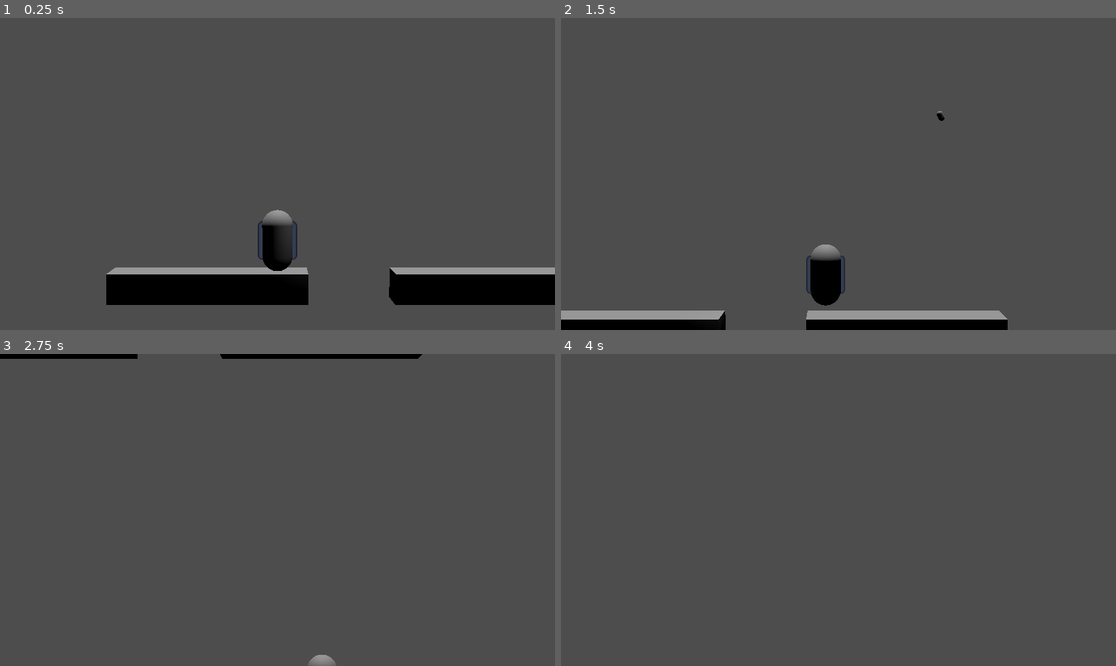
Above: before the commit, frames 1-4 (two rows, left to right).
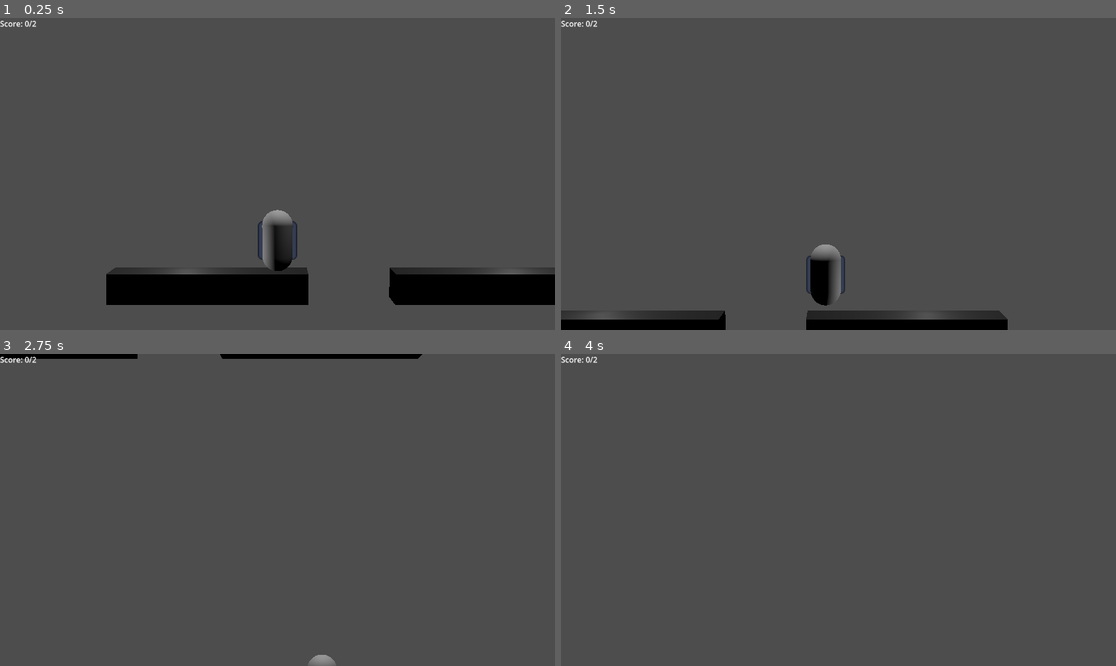
Above: after the commit, the same moments.

Repository: theowiik/project-epic-footsies-2
Game: Godot game, scene res://scenes/main.tscn
Same seed, same stepped clock (60 frames per second), same inputs: the game is played once before the commit and once after it. The engine's default icon, where the game draws it, is replaced by a stand-in: a white triangle on a blue panel in a dark square.
Inputs (mouse positions are in pixels of both pictures, inside the frame that each line leads up to):
- Up to frame 1 (0.25 s): no input
- Up to frame 2 (1.5 s): tap Enter (ui_accept) at 0.5, 0.77 s; move the mouse to (960, 158) at 0.52 s; hold Right (ui_right) 0.53-1.28 s; hold K 0.53-1.28 s; click (960, 158) at 0.67 s; move the mouse to (727, 189) at 1.27 s; hold Left (ui_left) from 1.28 s (still down); tap J at 1.35 s
- Up to frame 3 (2.75 s): tap Enter (ui_accept) at 1.52 s; move the mouse to (333, 441) at 2.02 s; release Left (ui_left) at 2.03 s; hold Right (ui_right) from 2.03 s (still down); hold L from 2.03 s (still down)
- Up to frame 4 (4 s): move the mouse to (810, 572) at 2.77 s; release L at 2.78 s; tap K at 2.85 s; click (810, 572) at 2.92 s; tap Enter (ui_accept) at 3.02, 3.77 s; move the mouse to (1005, 556) at 3.52 s; release Right (ui_right) at 3.53 s; hold Left (ui_left) from 3.53 s (still down); hold J from 3.53 s (still down)

The runs differ from the first frame. In frame 1, 1.8% of the frame differs, in the area x 0-100%, y 0-83%; in frame 2, 2.3%, in the area x 0-81%, y 0-97%; in frame 3, less than 0.1%; in frame 4, less than 0.1%.

Commit message:
Format

Diff:
--- /dev/null
+++ b/game/materials/dark_material.tres
@@ -0,0 +1,5 @@
+[gd_resource type="StandardMaterial3D" format=3 uid="uid://b1gx6182iwfew"]
+
+[resource]
+albedo_color = Color(0, 0, 0, 1)
+emission_enabled = true
--- /dev/null
+++ b/game/objects/bulb.tscn
@@ -0,0 +1,17 @@
+[gd_scene load_steps=3 format=3 uid="uid://c6ooswcottct1"]
+
+[ext_resource type="Script" uid="uid://bxlmsd8e3g2fh" path="res://scripts/bulb.gd" id="1_i2sy0"]
+
+[sub_resource type="SphereShape3D" id="SphereShape3D_4rivj"]
+radius = 0.21283175
+
+[node name="Bulb" type="Area3D" groups=["bulbs"]]
+script = ExtResource("1_i2sy0")
+
+[node name="CollisionShape3D" type="CollisionShape3D" parent="."]
+shape = SubResource("SphereShape3D_4rivj")
+
+[node name="OmniLight3D" type="OmniLight3D" parent="."]
+light_energy = 2.0
+
+[connection signal="area_entered" from="." to="." method="_on_area_entered"]
--- a/game/objects/bullet.tscn
+++ b/game/objects/bullet.tscn
@@ -7,7 +7,10 @@
 radius = 0.1
 height = 0.2
 
-[node name="Bullet" type="Node3D"]
+[sub_resource type="SphereShape3D" id="SphereShape3D_3ndsa"]
+radius = 0.10501297
+
+[node name="Bullet" type="Area3D" groups=["bullets"]]
 script = ExtResource("1_script")
 
 [node name="Sprite3D" type="Sprite3D" parent="."]
@@ -17,3 +20,6 @@
 
 [node name="MeshInstance3D" type="MeshInstance3D" parent="."]
 mesh = SubResource("SphereMesh_3ndsa")
+
+[node name="CollisionShape3D" type="CollisionShape3D" parent="."]
+shape = SubResource("SphereShape3D_3ndsa")
--- /dev/null
+++ b/game/objects/light_splat.tscn
@@ -0,0 +1,23 @@
+[gd_scene load_steps=4 format=3 uid="uid://r3fdklwygsef"]
+
+[ext_resource type="Texture2D" uid="uid://cyy5y4p7silen" path="res://assets/light2.png" id="1_xmqx1"]
+
+[sub_resource type="StandardMaterial3D" id="StandardMaterial3D_xmqx1"]
+albedo_color = Color(0, 0, 0, 1)
+
+[sub_resource type="BoxMesh" id="BoxMesh_xmqx1"]
+size = Vector3(6.625, 1.295, 4.38)
+
+[node name="LightSplat" type="Decal"]
+size = Vector3(1, 1, 1)
+texture_albedo = ExtResource("1_xmqx1")
+texture_emission = ExtResource("1_xmqx1")
+emission_energy = 0.0
+modulate = Color(0.990658, 0.5428531, 0.8040624, 1)
+lower_fade = 6.117886
+
+[node name="MeshInstance3D" type="MeshInstance3D" parent="."]
+transform = Transform3D(1, 0, 0, 0, 1, 0, 0, 0, 1, 0, -0.7928653, 0)
+visible = false
+material_override = SubResource("StandardMaterial3D_xmqx1")
+mesh = SubResource("BoxMesh_xmqx1")
--- a/game/project.godot
+++ b/game/project.godot
@@ -18,3 +18,5 @@
 [global_group]
 
 players=""
+bullets=""
+bulbs=""
--- /dev/null
+++ b/game/scenes/hud.tscn
@@ -0,0 +1,18 @@
+[gd_scene load_steps=2 format=3 uid="uid://dacw2gn4smkwj"]
+
+[ext_resource type="Script" uid="uid://fspuivr1mf8v" path="res://scripts/hud.gd" id="1_ahhtf"]
+
+[node name="HUD" type="Control"]
+layout_mode = 3
+anchors_preset = 15
+anchor_right = 1.0
+anchor_bottom = 1.0
+grow_horizontal = 2
+grow_vertical = 2
+script = ExtResource("1_ahhtf")
+
+[node name="ScoreLabel" type="Label" parent="."]
+layout_mode = 0
+offset_right = 40.0
+offset_bottom = 23.0
+text = "hello world"
--- a/game/scenes/main.tscn
+++ b/game/scenes/main.tscn
@@ -1,12 +1,16 @@
-[gd_scene load_steps=5 format=3 uid="uid://ovaec6nc7m42"]
+[gd_scene load_steps=8 format=3 uid="uid://ovaec6nc7m42"]
 
 [ext_resource type="PackedScene" uid="uid://wilclsh64myp" path="res://objects/player.tscn" id="1_o5qli"]
+[ext_resource type="Material" uid="uid://b1gx6182iwfew" path="res://materials/dark_material.tres" id="1_sugp2"]
 [ext_resource type="Script" uid="uid://d0f1w2mq5h6r7" path="res://scripts/follow_camera.gd" id="2_0wfyh"]
+[ext_resource type="PackedScene" uid="uid://c6ooswcottct1" path="res://objects/bulb.tscn" id="4_jyhfs"]
+[ext_resource type="PackedScene" uid="uid://dacw2gn4smkwj" path="res://scenes/hud.tscn" id="5_tbgi4"]
 
 [sub_resource type="BoxShape3D" id="BoxShape3D_sgp6g"]
 size = Vector3(6.449463, 1, 1)
 
 [sub_resource type="BoxMesh" id="BoxMesh_sgp6g"]
+material = ExtResource("1_sugp2")
 size = Vector3(6.46, 1, 1)
 
 [node name="Main" type="Node3D"]
@@ -42,3 +46,11 @@
 
 [node name="DirectionalLight3D" type="DirectionalLight3D" parent="."]
 transform = Transform3D(1, 0, 0, 0, -0.09971914, 0.9950156, 0, -0.9950156, -0.09971914, 0, 4.04049, 0)
+
+[node name="Bulb" parent="." instance=ExtResource("4_jyhfs")]
+transform = Transform3D(1, 0, 0, 0, 1, 0, 0, 0, 1, -2.979772, 0, 0)
+
+[node name="HUD" parent="." instance=ExtResource("5_tbgi4")]
+
+[node name="Bulb2" parent="." instance=ExtResource("4_jyhfs")]
+transform = Transform3D(1, 0, 0, 0, 1, 0, 0, 0, 1, 7.7318554, 0, 0)
--- /dev/null
+++ b/game/scripts/bulb.gd
@@ -0,0 +1,11 @@
+extends Area3D
+
+@onready var light: OmniLight3D = $OmniLight3D
+@onready var state: String = "normal"
+
+
+func _on_area_entered(area: Area3D) -> void:
+	if area.is_in_group(Constants.BULLETS_GROUP):
+		area.queue_free()
+		light.light_color = Color(1, 0, 0, 1)
+		state = "hit"
--- a/game/scripts/bullet.gd
+++ b/game/scripts/bullet.gd
@@ -3,6 +3,7 @@
 var velocity: Vector3 = Vector3.ZERO
 var speed: float = 500.0
 var lifetime: float = 3.0
+var gravity: float = 9.81
 
 
 func _ready():
@@ -12,6 +13,7 @@
 
 func _process(delta):
 	position += velocity * speed * delta
+	velocity.y -= gravity * delta
 
 
 func set_direction(direction: Vector3):
--- a/game/scripts/follow_camera.gd
+++ b/game/scripts/follow_camera.gd
@@ -5,11 +5,13 @@
 var offset: Vector3 = Vector3(0, 3, 18)
 @export var smoothing_speed: float = 5.0
 
+
 func _ready() -> void:
 	var players: Array[Node] = get_tree().get_nodes_in_group("players")
 
 	for player in players:
 		follow.append(player as Node3D)
+
 
 func _process(delta: float) -> void:
 	if follow.is_empty():
--- /dev/null
+++ b/game/scripts/hud.gd
@@ -0,0 +1,15 @@
+extends Control
+
+@onready var score_label: Label = $ScoreLabel
+
+
+func _process(delta: float) -> void:
+	var all_bulbs: Array[Node] = get_tree().get_nodes_in_group(Constants.BULBS_GROUP)
+	var hit_bulbs: int = 0
+	var total_bulbs: int = all_bulbs.size()
+
+	for bulb in all_bulbs:
+		if bulb.state == "hit":
+			hit_bulbs += 1
+
+	score_label.text = "Score: " + str(hit_bulbs) + "/" + str(total_bulbs)
--- a/game/scripts/shooting/default_shooter.gd
+++ b/game/scripts/shooting/default_shooter.gd
@@ -2,7 +2,7 @@
 class_name DefaultShooter
 
 var bullet_scene: PackedScene = load("res://objects/bullet.tscn")
-var bullet_speed: float = 10.0
+var bullet_speed: float = 100.0
 
 
 func get_bullet_scene() -> PackedScene:
--- /dev/null
+++ b/game/scripts/utils/constants.gd
@@ -0,0 +1,9 @@
+extends Node
+class_name Constants
+
+# Constants in Godot are created using the 'const' keyword
+# You can add more constants here as needed
+
+const BULLETS_GROUP: String = "bullets"
+const PLAYERS_GROUP: String = "players"
+const BULBS_GROUP: String = "bulbs"
Binary file added: game/assets/light.png
Not shown, added: game/assets/light.png.import
Binary file added: game/assets/light2.png
Not shown, added: game/assets/light2.png.import
Not shown: 1 places in game/objects/bullet.tscn that only renumber resources
Not shown, added: game/scripts/bulb.gd.uid
Not shown, added: game/scripts/hud.gd.uid
Not shown, added: game/scripts/utils/constants.gd.uid
Not shown, added: assets/light.xcf
